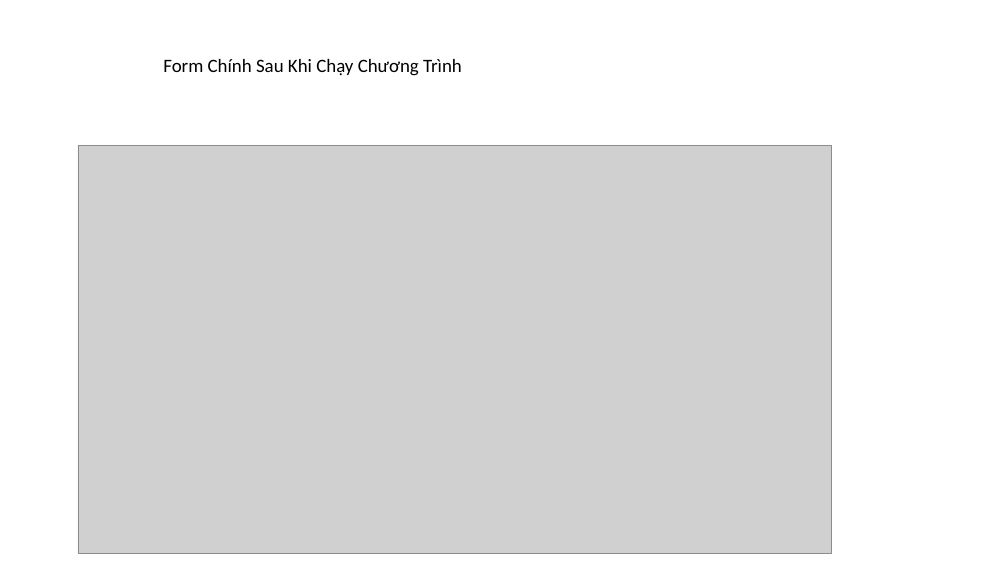
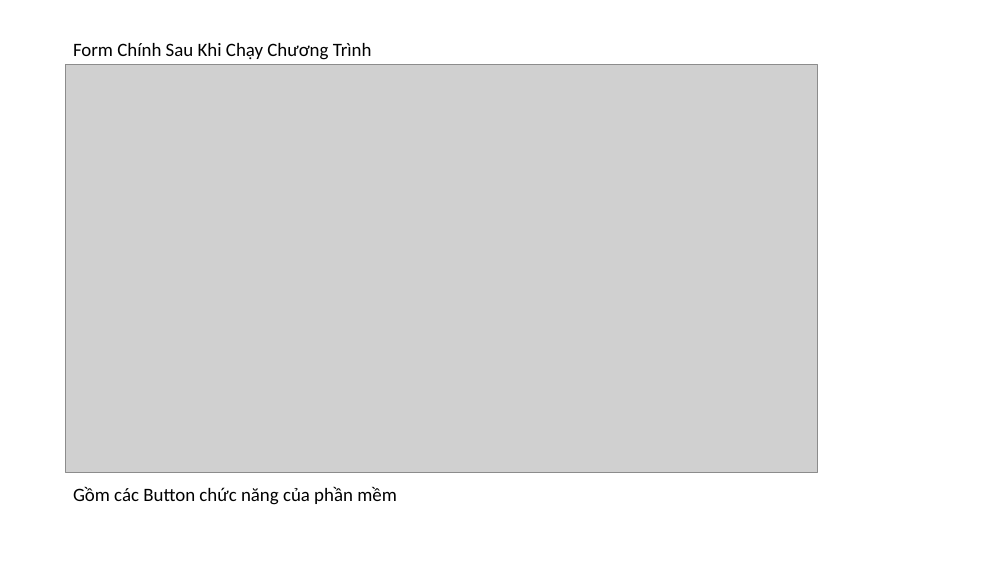
Before and after one commit to Hoaipt1998/Buit-a-file-manager-on-window, a slide deck: slide 2 of PowerPointDoAn1.pptx (slide 1 before the commit). Drawn at 1008x567 pixels with LibreOffice and Linux fonts; fonts in the diff are those of the drawing; grey boxes stand for pictures. Boxes give left, top, right and bottom in pixels: in the first picture for what was removed or moved away, otherwise in the second. Text is boxed around its words. In the diff, an @@ line names an element or a change of style, - is before the commit and + after.

```diff
--- a/PowerPointDoAn1.pptx
+++ b/PowerPointDoAn1.pptx
@@ text "Form Chính Sau Khi Chạy ...": place and size @@
-text "Form Chính Sau Khi Chạy ..." at [163,59,462,76]
+text "Form Chính Sau Khi Chạy ..." at [73,43,372,60]
@@ picture: place and size @@
-picture at [78,145,832,554]
+picture at [66,65,817,473]
@@ text added at [73,486,397,505], 18 pt, text #000000 @@
+Gồm các Button chức năng của phần mềm
```
Also in this commit, not shown: 10 other slides changed, 2 slides added, 1 slide removed.
